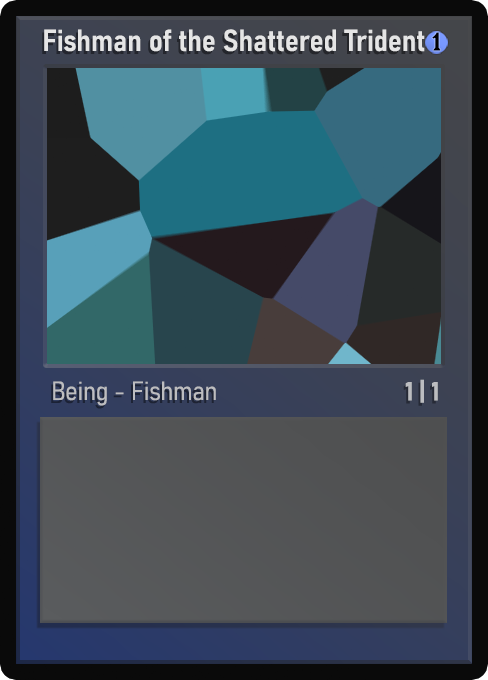
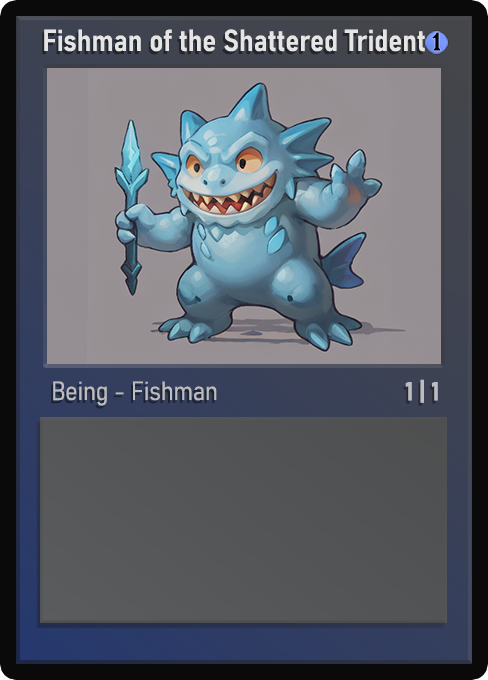
Layer changes from the first w=488, h=680 image to the second:
painted on "Name" over 64, 29, 425, 52
painted on "Class" over 53, 381, 217, 405
painted on "Artwork" over 47, 68, 441, 364
